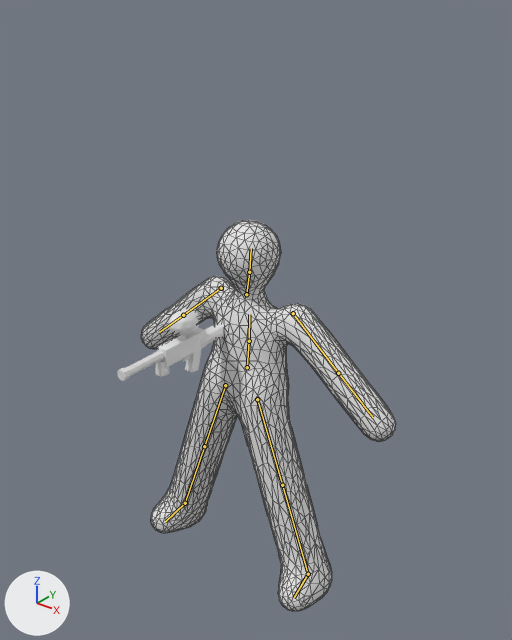
The Blender file assets/character.blend, before and after one commit.
Rendered twice from a 50 mm camera at (1.78, -2.16, 1.6) aimed at (0.09, -0.05, 0.29). Lighting does not change. The marker at lower left points along +X, +Y and +Z. The picture after the commit comes second. The bones that bend it are drawn over the model as lines. Mesh edges are drawn as thin lines on the coarser meshes.

In view in the first picture: 'Body', 'Gun'.
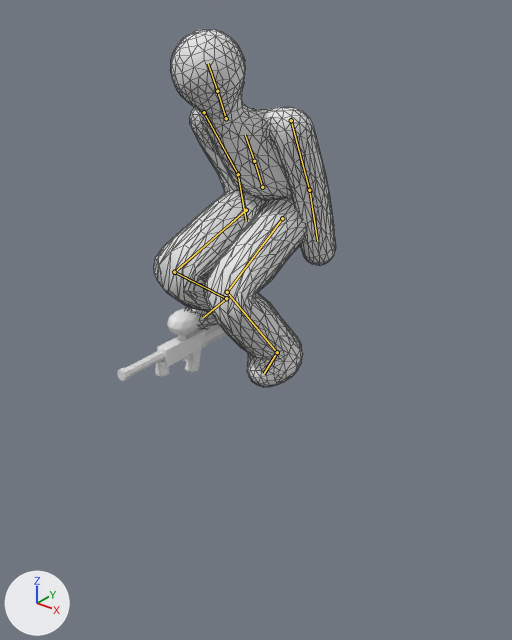
The newer file adds an action. The first version stands in its rest pose; the second is drawn at frame 8 of the action 'crouch_walk'.

Location of each change, [x1, y1, x2, y2] in pixels of the pictures (512 x 640 px):
'Body', posed (29% narrower, 8% shorter)
    before: [141, 220, 396, 611]
    after: [154, 29, 336, 387]
bone 'LeftUpLeg', root to tip
    before: (257, 399) to (282, 485)
    after: (282, 218) to (227, 292)
bone 'LeftLeg', root to tip
    before: (282, 485) to (308, 574)
    after: (227, 292) to (277, 352)
bone 'LeftFoot', root to tip
    before: (308, 574) to (294, 597)
    after: (277, 352) to (264, 373)
bone 'RightUpLeg', root to tip
    before: (225, 385) to (204, 446)
    after: (246, 210) to (174, 272)
bone 'RightLeg', root to tip
    before: (204, 446) to (185, 503)
    after: (174, 272) to (226, 298)
bone 'RightFoot', root to tip
    before: (185, 503) to (165, 521)
    after: (226, 298) to (202, 318)
bone 'LowerBack', root to tip
    before: (247, 367) to (249, 341)
    after: (262, 187) to (254, 161)
bone 'Spine', root to tip
    before: (249, 341) to (249, 314)
    after: (254, 161) to (245, 134)
bone 'Neck1', root to tip
    before: (246, 294) to (249, 272)
    after: (226, 118) to (217, 91)
bone 'Head', root to tip
    before: (249, 272) to (251, 248)
    after: (217, 91) to (208, 63)
bone 'LeftArm', root to tip
    before: (293, 313) to (338, 373)
    after: (291, 120) to (309, 190)
bone 'LeftForeArm', root to tip
    before: (338, 373) to (373, 417)
    after: (309, 190) to (317, 241)
bone 'RightArm', root to tip
    before: (221, 288) to (183, 315)
    after: (204, 112) to (238, 174)
bone 'RightForeArm', root to tip
    before: (183, 315) to (159, 332)
    after: (238, 174) to (246, 220)

The change in detail:
Bone 'Hips' (bone_hips) moves from (0.0, 0.0, 0.0) to (0.024, 0.911, -0.089).
Bone 'Hips' (bone_hips) turns from (0, 0, 0) to (27, 2, 0) degrees about its own x, y and z.
Bone 'LeftUpLeg' (bone_leftupleg) turns from (0, 0, 0) to (91, -2, -15) degrees about its own x, y and z.
Bone 'LeftLeg' (bone_leftleg) turns from (0, 0, 0) to (-101, 0, 0) degrees about its own x, y and z.
Bone 'LeftFoot' (bone_leftfoot) turns from (0, 0, 0) to (-37, 0, 8) degrees about its own x, y and z.
Bone 'RightUpLeg' (bone_rightupleg) turns from (0, 0, 0) to (93, 7, 9) degrees about its own x, y and z.
Bone 'RightLeg' (bone_rightleg) turns from (0, 0, 0) to (-121, 0, 0) degrees about its own x, y and z.
Bone 'RightFoot' (bone_rightfoot) turns from (0, 0, 0) to (-41, 7, -16) degrees about its own x, y and z.
Bone 'LowerBack' (bone_lowerback) turns from (0, 0, 0) to (6, 2, 0) degrees about its own x, y and z.
Bone 'Spine' (bone_spine) turns from (0, 0, 0) to (-3, 0, 1) degrees about its own x, y and z.
Bone 'Spine1' (bone_spine1) turns from (0, 0, 0) to (1, 1, 1) degrees about its own x, y and z.
Bone 'Neck' (bone_neck) turns from (0, 0, 0) to (6, 14, 19) degrees about its own x, y and z.
Bone 'Neck1' (bone_neck1) turns from (0, 0, 0) to (-16, 23, -15) degrees about its own x, y and z.
Bone 'Head' (bone_head) turns from (0, 0, 0) to (5, 9, -2) degrees about its own x, y and z.
Bone 'LeftArm' (bone_leftarm) turns from (0, 0, 0) to (7, 23, -47) degrees about its own x, y and z.
Bone 'LeftForeArm' (bone_leftforearm) turns from (0, 0, 0) to (10, -1, 6) degrees about its own x, y and z.
Bone 'RightArm' (bone_rightarm) turns from (0, 0, 0) to (-1, -2, 55) degrees about its own x, y and z.
Bone 'RightForeArm' (bone_rightforearm) turns from (0, 0, 0) to (15, 1, -9) degrees about its own x, y and z.
